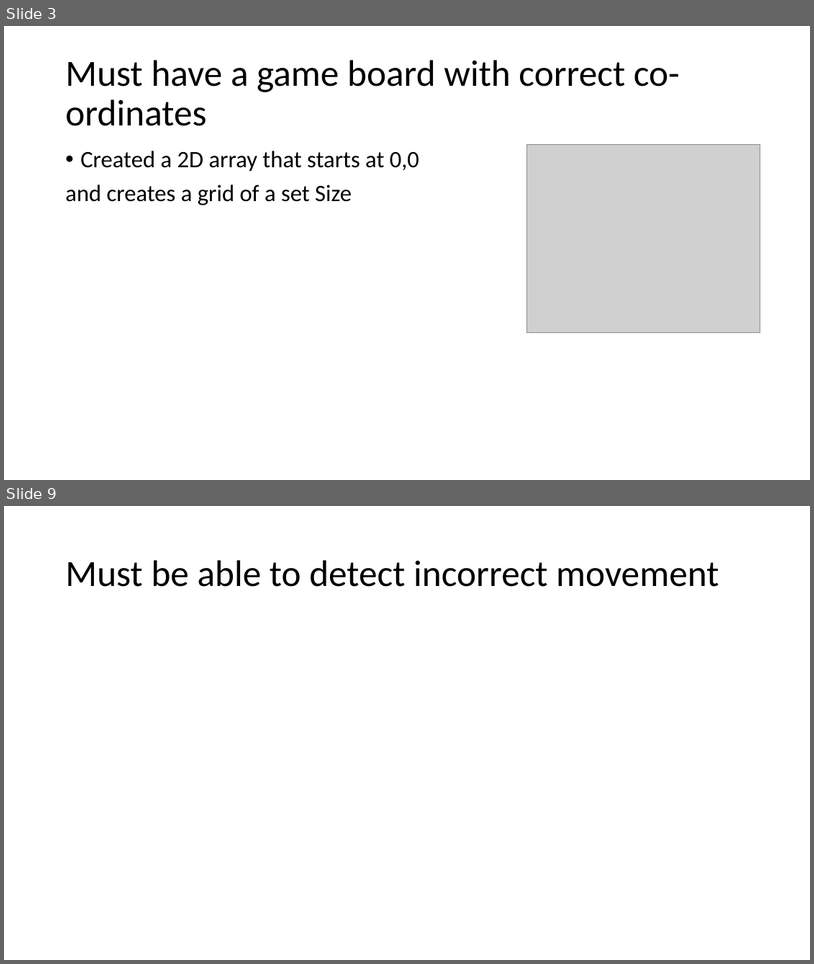
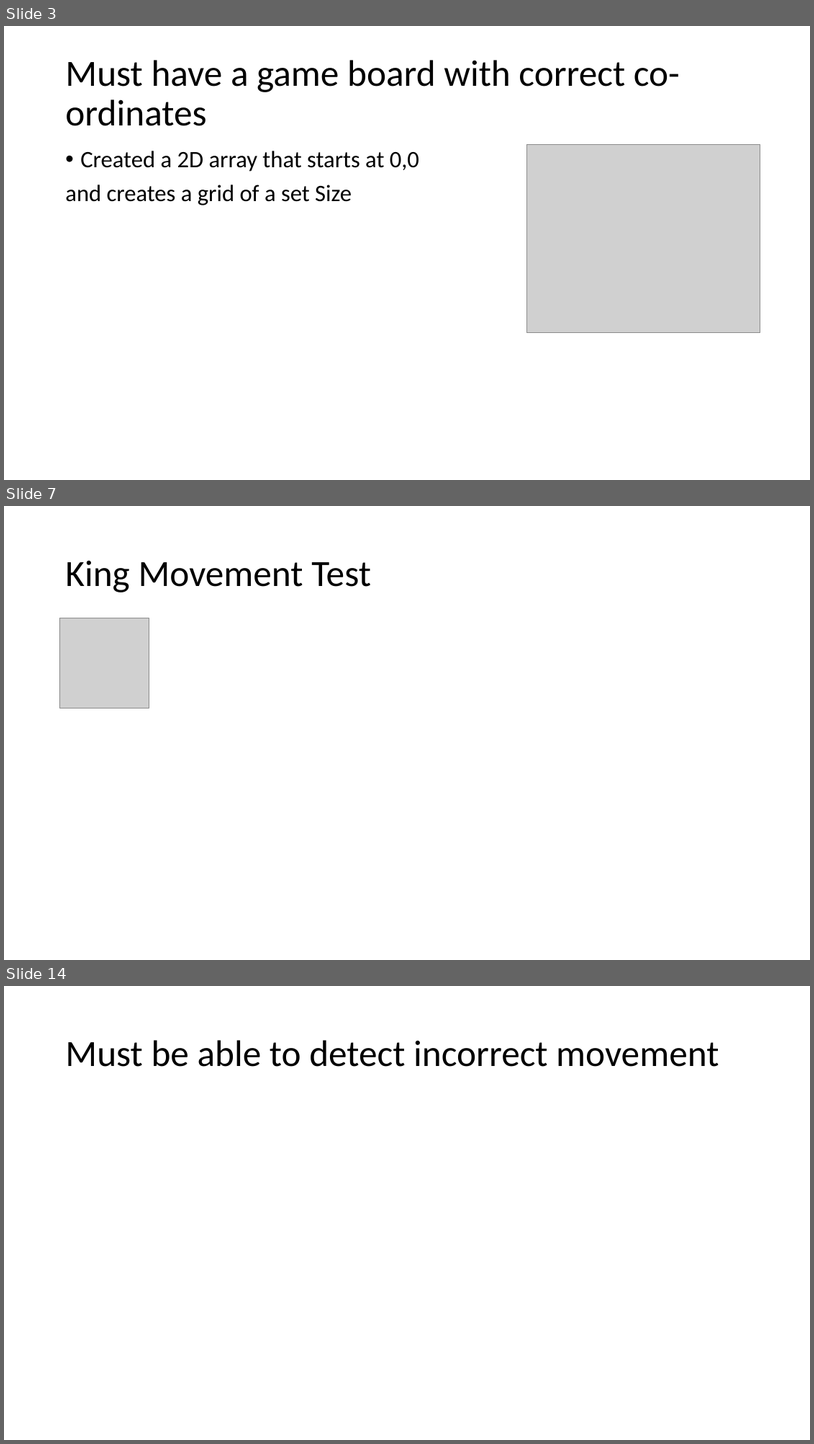
Before and after one commit to KeaganErasmus/BCDE222-C-, a slide deck: Presentation.pptx. Shown one above the other, each under a label of ours: slides 3 and 9 before the commit, slides 3, 7 and 14 after it; the slides between them are not shown. The pictures are 814x964 and 814x1444 pixels, drawn with LibreOffice and Linux fonts; fonts in the diff are those of the drawing; grey boxes stand for pictures. Boxes give left, top, right and bottom in pixels: in the first picture for what was removed or moved away, otherwise in the second. Text is boxed around its words. In the diff, an @@ line names an element or a change of style, - is before the commit and + after.

```diff
--- a/Presentation.pptx
+++ b/Presentation.pptx
@@ slide 7 added at box(4, 506, 810, 960), background #FFFFFF @@
@@ title added at box(65, 560, 371, 592), 44 pt, text #000000 @@
+King Movement Test
@@ picture added at box(59, 618, 149, 708) @@
@@ what was slide 9 is now slide 14 @@
```
Also in this commit, not shown: 7 slides changed, 5 other slides added, 23 other files.
